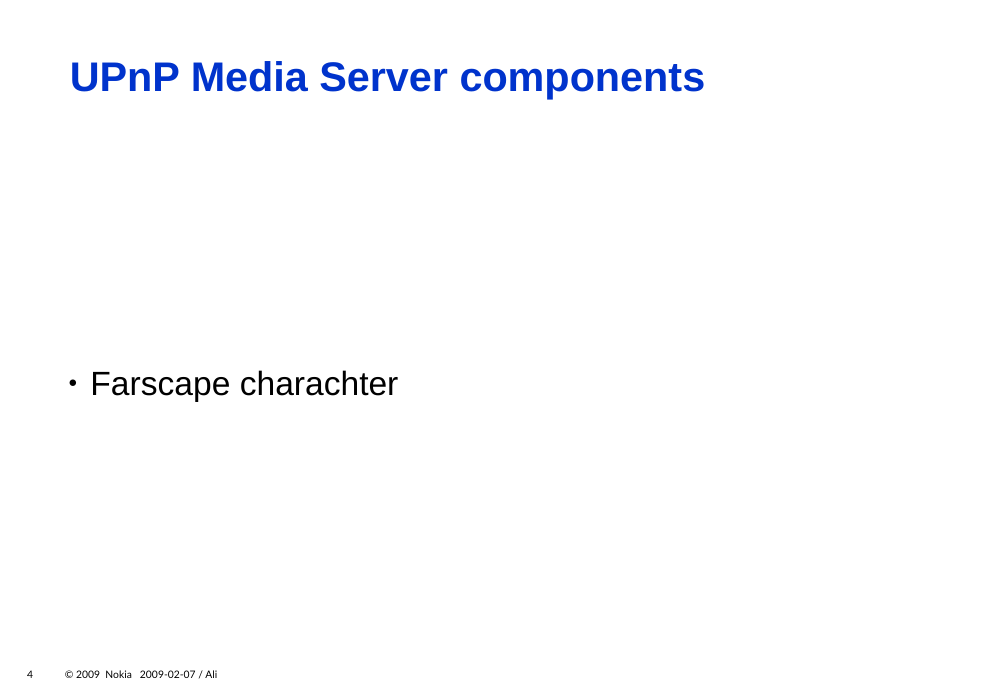
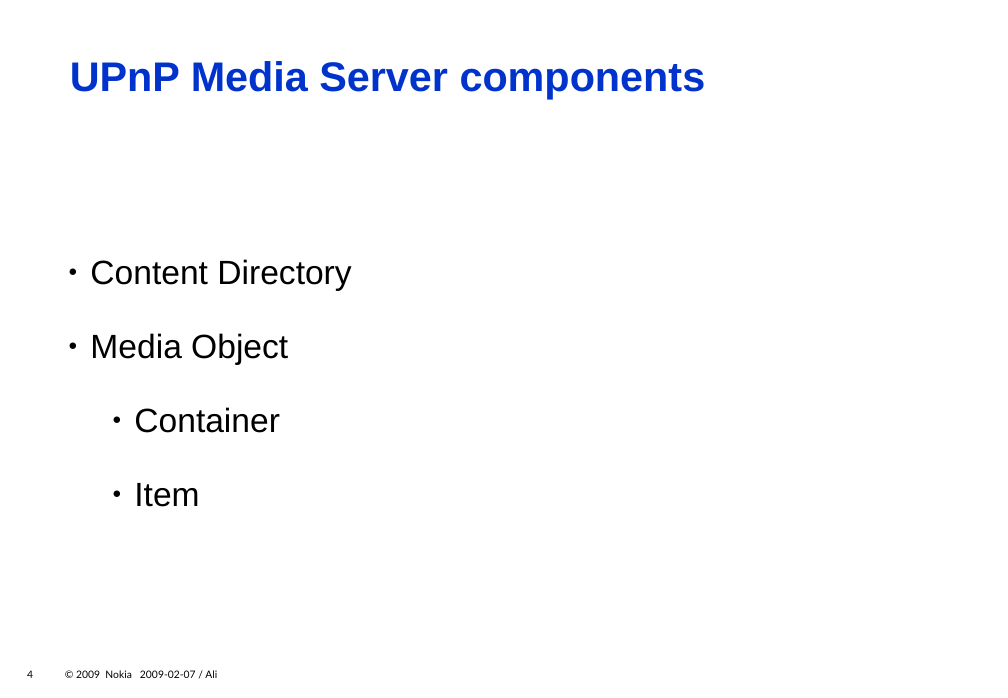
Before and after one commit to zeenix/rygel-presentation-2009, a slide deck: slide 4 of slides.odp. Drawn at 1008x698 pixels with LibreOffice and Linux fonts; fonts in the diff are those of the drawing; background and template pictures are left out. Boxes give left, top, right and bottom in pixels: in the first picture for what was removed or moved away, otherwise in the second. Text is boxed around its words. In the diff, an @@ line names an element or a change of style, - is before the commit and + after.

Commit message:
Add some info to "Media Server components" slide.

```diff
--- a/slides.odp
+++ b/slides.odp
@@ text at (90, 259, 351, 507): text changed @@
-  ● Farscape charachter
+  ● Content Directory
+  ● Media Object
+      ● Container
+      ● Item
```
Also in this commit, not shown: 1 other slide changed.
